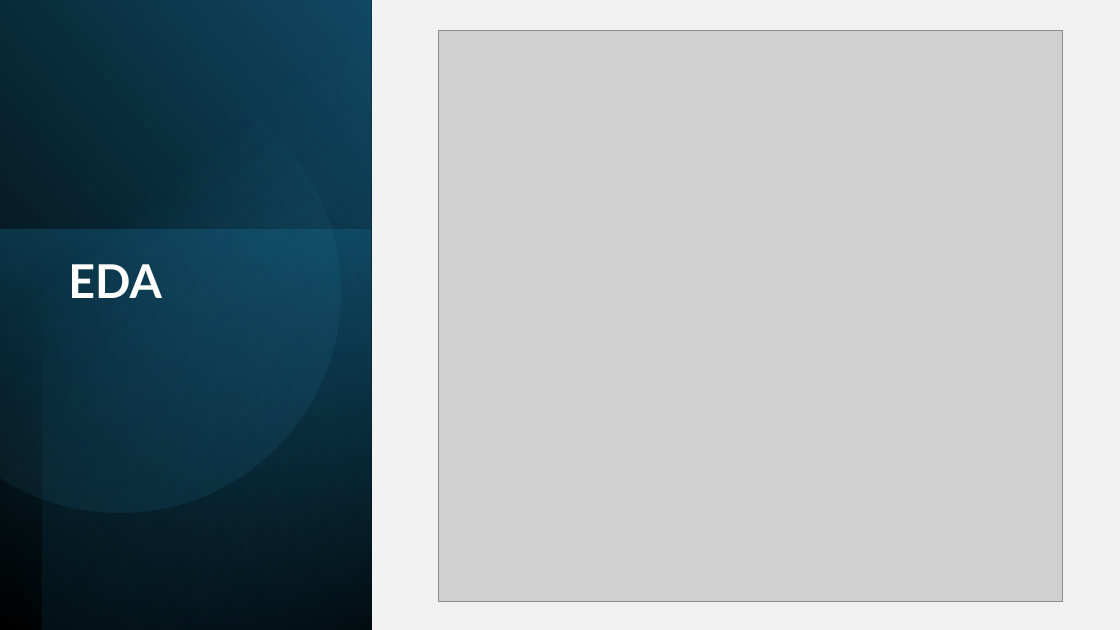
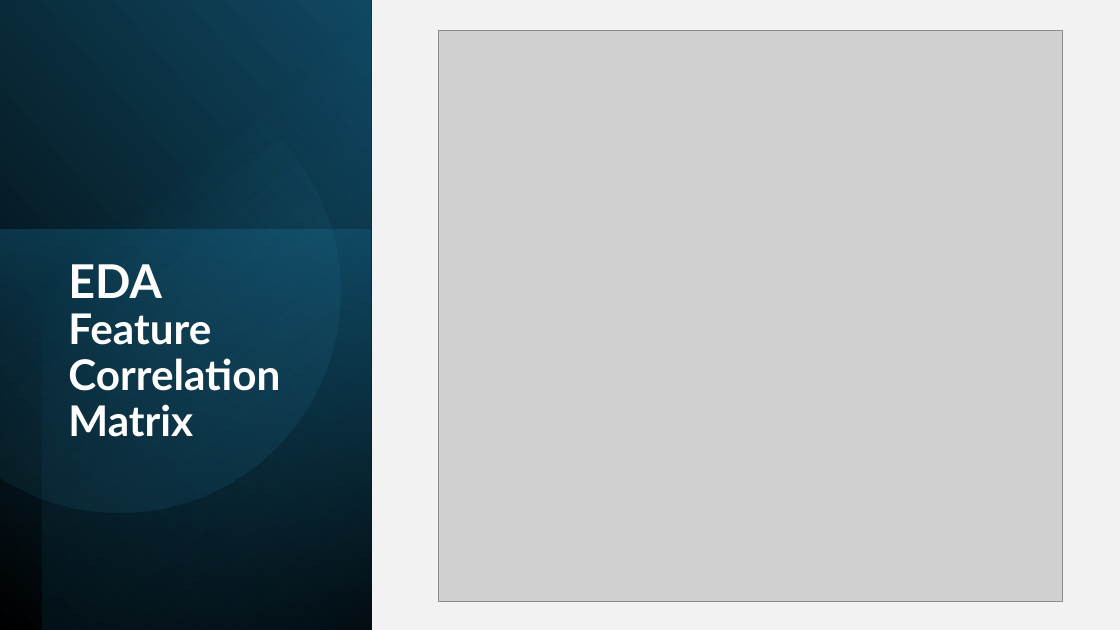
Before and after one commit to Bukhari7703/KIE4033_Bukhari_Assignment2, a slide deck: slide 8 of Assignment_files/Presentation.pptx. Drawn at 1120x630 pixels with LibreOffice and Linux fonts; fonts in the diff are those of the drawing; grey boxes stand for pictures. Boxes give left, top, right and bottom in pixels: in the first picture for what was removed or moved away, otherwise in the second. Text is boxed around its words. In the diff, an @@ line names an element or a change of style, - is before the commit and + after.

```diff
--- a/Assignment_files/Presentation.pptx
+++ b/Assignment_files/Presentation.pptx
@@ title at [68, 264, 280, 437]: text changed; size 43 to 39 pt @@
-EDA
+EDA
+Feature Correlation Matrix
```
Also in this commit, not shown: 6 other slides changed, 4 other files.
